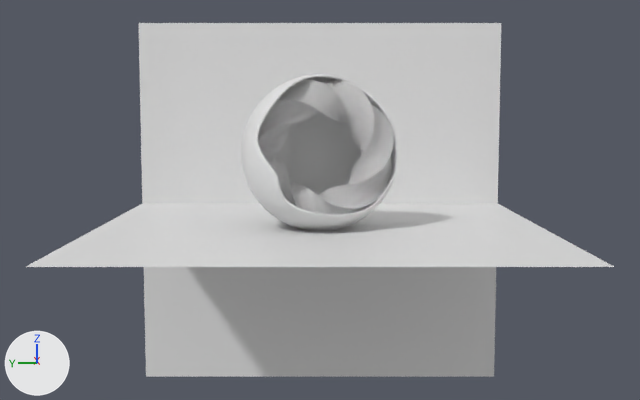
A saved change to the Blender file still_life.blend.
The view is the same before and after, from a 50 mm lens placed at (-31.8, 0.0, 4.3), pointed at (0.1, 0.0, 1.0). The lights are fixed; the arrows at lower left show +X, +Y and +Z.
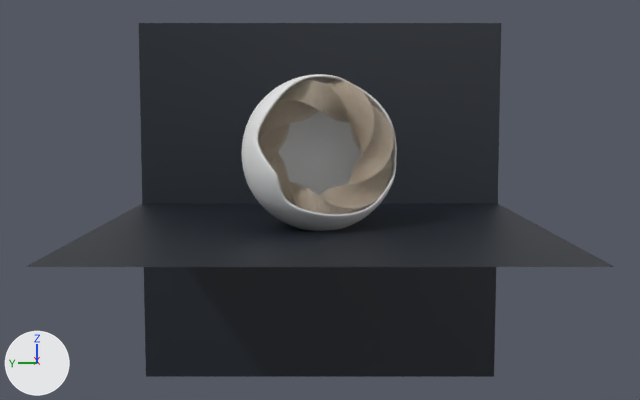
Commit message: Yet even more changes

Patch to the scene script:
```diff
--- a/still_life.blend.py
+++ b/still_life.blend.py
@@ mat_material_001 @@
+mat_material_001 = principled_material('Material.001')
+mat_material_001.base_color = (0.00368, 0.00913, 0.0176)  # black #0c1824
@@ mat_material_003 @@
+mat_material_003 = principled_material('Material.003')
+mat_material_003.base_color = (0.509, 0.423, 0.319)  # beige #bdae99
@@ mat_material_002 @@
+mat_material_002 = principled_material('Material.002')
+mat_material_002.base_color = (0.00368, 0.00913, 0.0176)  # black #0c1824
@@ me_plane @@
 me_plane.from_pydata(...)  # 4 vertices, 1 face; spans x -1.0..1.0, y -1.0..1.0, z 0.0
+me_plane.materials.append(mat_material_002)  # black #0c1824
@@ me_cube_002 @@
 me_cube_002.from_pydata(...)  # 8 vertices, 6 faces; spans x -1.0..1.0, y -1.0..1.0, z 0.0..0.08
+me_cube_002.materials.append(mat_material_003)  # beige #bdae99
@@ me_plane_001 @@
 me_plane_001.from_pydata(...)  # 4 vertices, 1 face; spans x -1.0..1.0, y -1.0..1.0, z 0.0
+me_plane_001.materials.append(mat_material_001)  # black #0c1824
```

Changed parts and their boxes (x1, y1, x2, y2) in the pictures (640 x 400 px):
'Plane.001', recoloured (grey to black)
    both: (139, 23, 501, 377)
'Plane', recoloured (white to black)
    both: (26, 203, 614, 267)
'Cube', recoloured
    both: (258, 79, 394, 215)
